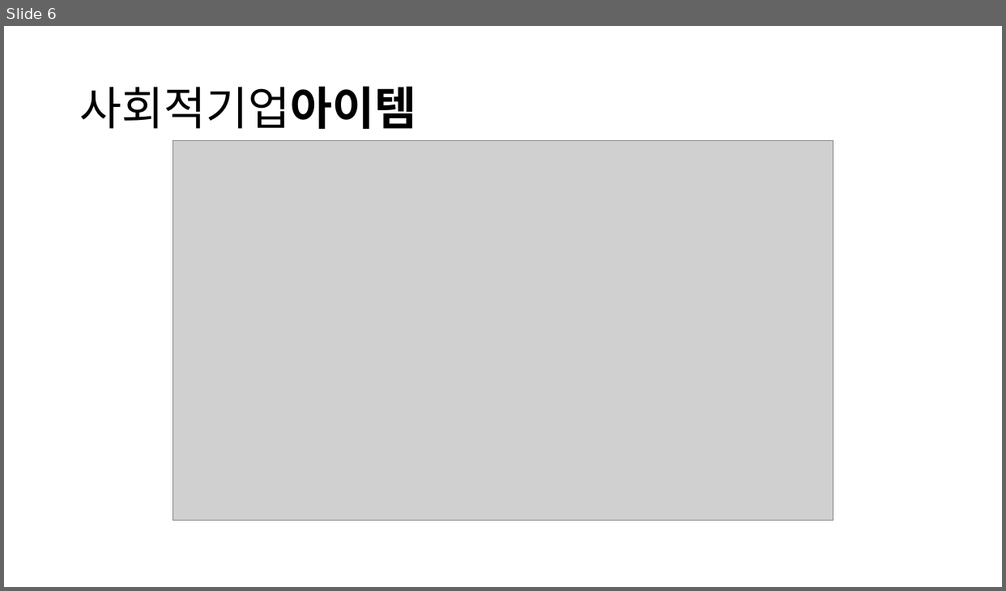
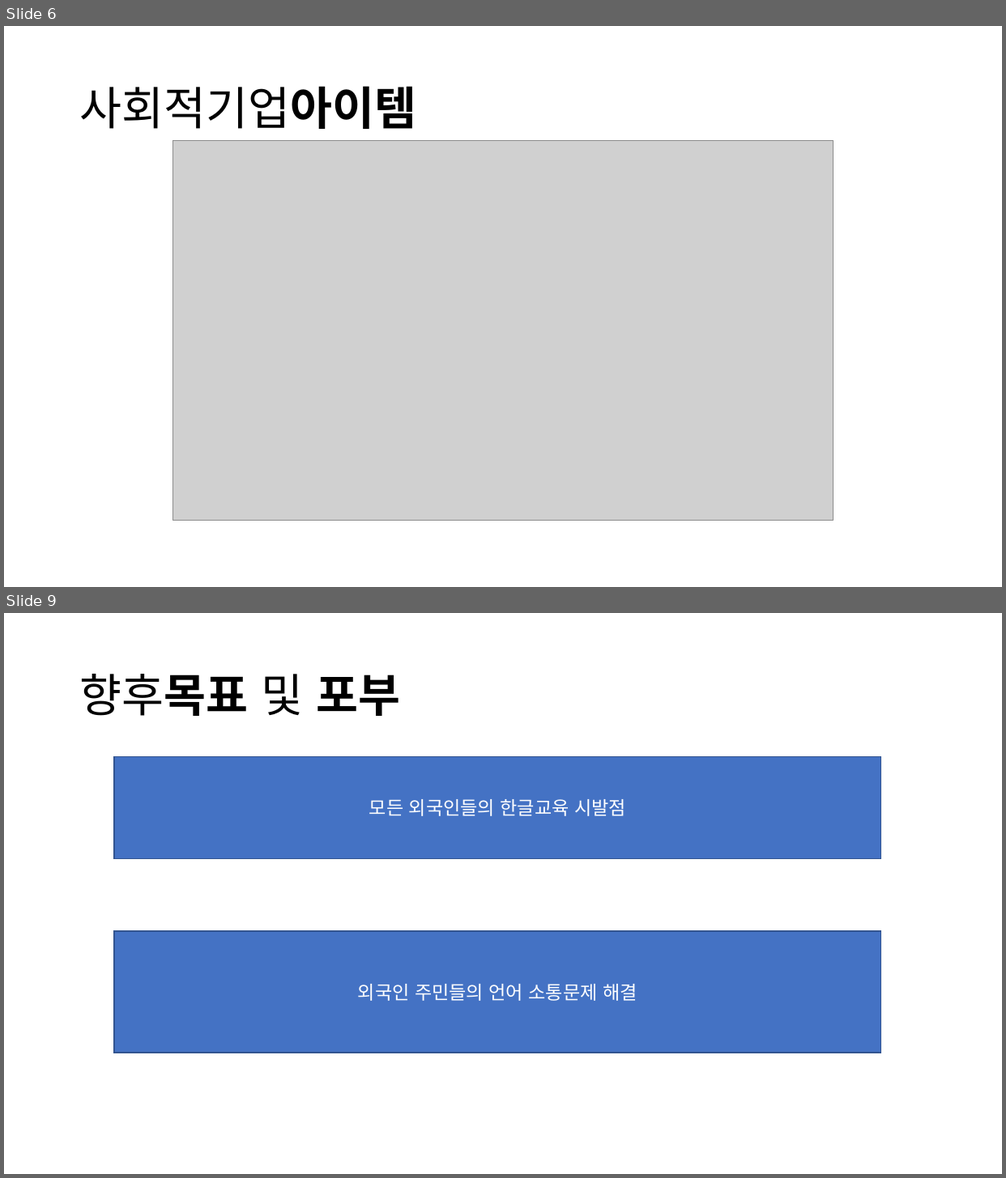
Before and after one commit to ParkBK/BAEUME, a slide deck: 박병근/발표/사회적기업PPT - 복사본.pptx. Shown one above the other, each under a label of ours: slide 6 before the commit, slides 6 and 9 after it; the slides between them are not shown. The pictures are 1006x591 and 1006x1178 pixels, drawn with LibreOffice and Linux fonts; fonts in the diff are those of the drawing; grey boxes stand for pictures. Boxes give left, top, right and bottom in pixels: in the first picture for what was removed or moved away, otherwise in the second. Text is boxed around its words. In the diff, an @@ line names an element or a change of style, - is before the commit and + after.

```diff
--- a/박병근/발표/사회적기업PPT - 복사본.pptx
+++ b/박병근/발표/사회적기업PPT - 복사본.pptx
@@ slide 9 added at (4,613,1002,1174), background #FFFFFF @@
@@ title added at (80,674,401,716), 44 pt, text #000000, bold @@
+향후목표 및 포부
@@ rectangle added at (114,756,880,858), fill #4472C4, outline #325491 1 pt, 18 pt, text #FFFFFF @@
+모든 외국인들의 한글교육 시발점
@@ rectangle added at (114,931,880,1053), fill #4472C4, outline #325491 1 pt, 18 pt, text #FFFFFF @@
+외국인 주민들의 언어 소통문제 해결
```
Also in this commit, not shown: 2 slides changed, 3 other slides added, 5 slides removed, 1 other file.
